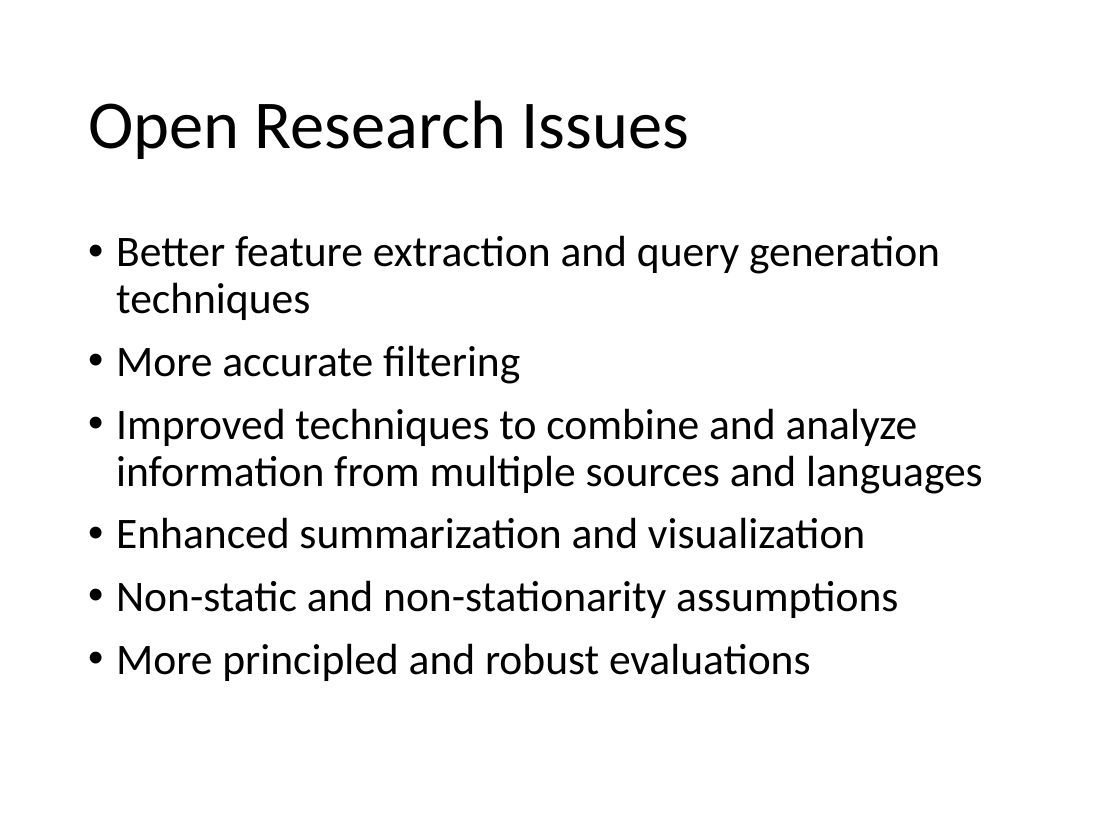
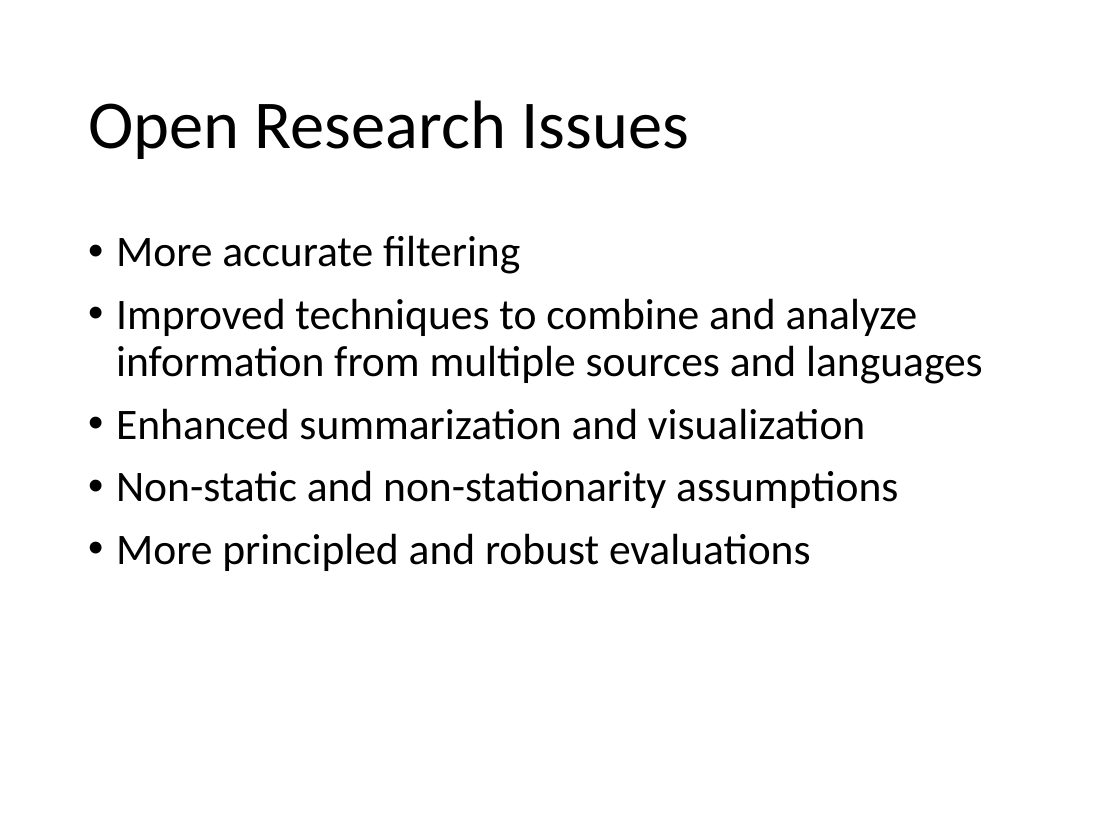
Before and after one commit to evhart/smasac-tutorial, a slide deck: slide 13 of slides/pptx/5-event-extraction.pptx. Drawn at 1120x840 pixels with LibreOffice and Linux fonts; fonts in the diff are those of the drawing. Boxes give left, top, right and bottom in pixels: in the first picture for what was removed or moved away, otherwise in the second. Text is boxed around its words. In the diff, an @@ line names an element or a change of style, - is before the commit and + after.

Commit message:
some more changes to event extraction slides etc.

```diff
--- a/slides/pptx/5-event-extraction.pptx
+++ b/slides/pptx/5-event-extraction.pptx
@@ text at (116, 235, 940, 320): paragraph removed @@
-• Better feature extraction and query generation techniques
```
Also in this commit, not shown: 6 other slides changed, 1 other file.
